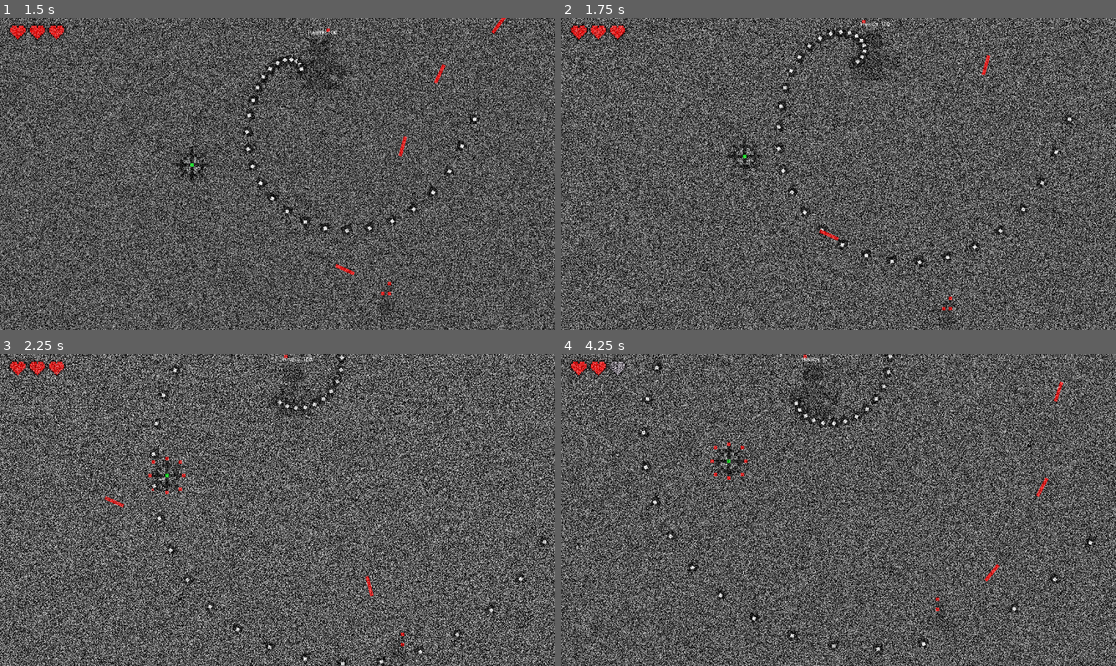
Above: before the commit, frames 1-4 (two rows, left to right).
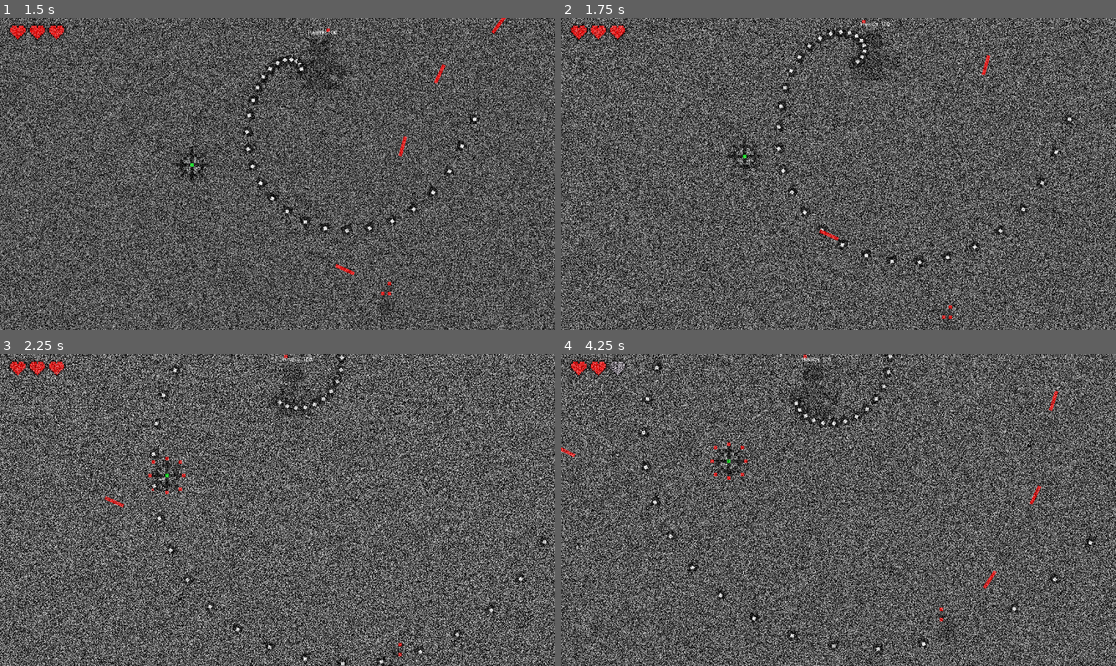
Above: after the commit, the same moments.

Repository: AJISGit/Ludum-Dare-59-Game
Game: Godot game, scene res://assets/scenes/game.tscn
Two runs of this game, one before a commit and one after it. Both use one fixed random seed, a clock stepped at 60 frames per second and the inputs below.
Inputs (mouse positions are in pixels of both pictures, inside the frame that each line leads up to):
- Up to frame 1 (1.5 s): move the mouse to (399, 158) at 0.52 s; press the mouse at (399, 158) at 0.53 s; hold D (WalkRight) 0.53-1.28 s; move the mouse to (166, 189) at 1.27 s; release the mouse at (166, 189) at 1.28 s; hold S (WalkDown) from 1.28 s (still down); click (166, 189) at 1.35 s
- Up to frame 2 (1.75 s): keep holding S (WalkDown)
- Up to frame 3 (2.25 s): move the mouse to (333, 441) at 2.02 s; release S (WalkDown) at 2.03 s; press the mouse at (333, 441) at 2.03 s; hold D (WalkRight) from 2.03 s (still down)
- Up to frame 4 (4.25 s): move the mouse to (810, 572) at 2.77 s; release D (WalkRight) at 2.78 s; release the mouse at (810, 572) at 2.78 s; hold W (WalkUp) 2.78-3.53 s; click (810, 572) at 2.85 s; move the mouse to (1005, 556) at 3.52 s; press the mouse at (1005, 556) at 3.53 s; hold A (WalkLeft) from 3.53 s (still down)

Frame 1 is identical in both runs. In frame 2, less than 0.1% of the frame differs, in the area x 68-72%, y 89-100%; in frame 3, 0.1%; in frame 4, 0.4%, in the area x 0-91%, y 1-94%.

Commit message:
Change some values in enemy.gd to make it a little easier.

Diff:
--- a/assets/scenes/game.tscn
+++ b/assets/scenes/game.tscn
@@ -192,7 +192,7 @@
 autoplay = "IdleFront"
 
 [node name="CollisionShape2D" type="CollisionShape2D" parent="Player" unique_id=1888433669]
-position = Vector2(0, 1)
+position = Vector2(0, -2)
 scale = Vector2(1.2240393, 1.1262527)
 shape = SubResource("CapsuleShape2D_5aext")
 
--- a/assets/scripts/enemy.gd
+++ b/assets/scripts/enemy.gd
@@ -51,7 +51,7 @@
 
 func aim_phase():
 
-	if aim_shot > 75:
+	if aim_shot > 60:
 		aim_shot = 0
 		switch_phase(phase)
 		return
@@ -62,7 +62,7 @@
 	var bullet: Bullet = BULLET_RESOURCE.instantiate()
 	bullet.hit.connect(_on_bullet_hit)
 	bullet.position = $RightGun.global_position
-	bullet.speed = 75
+	bullet.speed = 50
 	bullet.look_at(%Player.position)
 	$"../".add_child(bullet)
 
@@ -71,7 +71,7 @@
 	var bullet2: Bullet = BULLET_RESOURCE.instantiate()
 	bullet2.hit.connect(_on_bullet_hit)
 	bullet2.position = $LeftGun.global_position
-	bullet2.speed = 75
+	bullet2.speed = 50
 	bullet2.look_at(%Player.position)
 	bullet2.rotation_degrees += 30
 	$"../".add_child(bullet2)
@@ -81,7 +81,7 @@
 	var bullet3: Bullet = BULLET_RESOURCE.instantiate()
 	bullet3.hit.connect(_on_bullet_hit)
 	bullet3.position = $RightGun.global_position
-	bullet3.speed = 75
+	bullet3.speed = 50
 	bullet3.look_at(%Player.position)
 	bullet3.rotation_degrees -= 30
 	$"../".add_child(bullet3)
